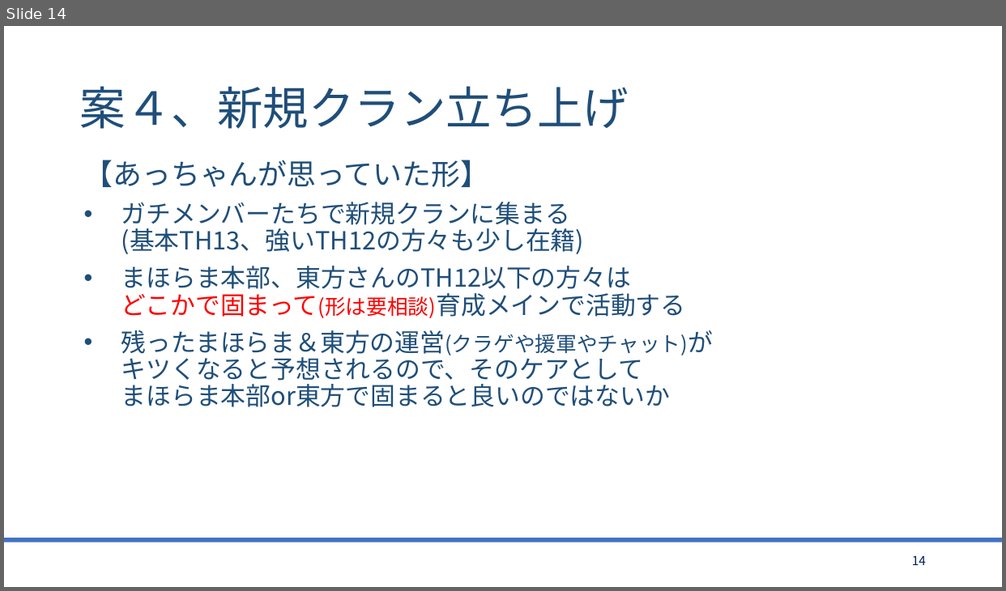
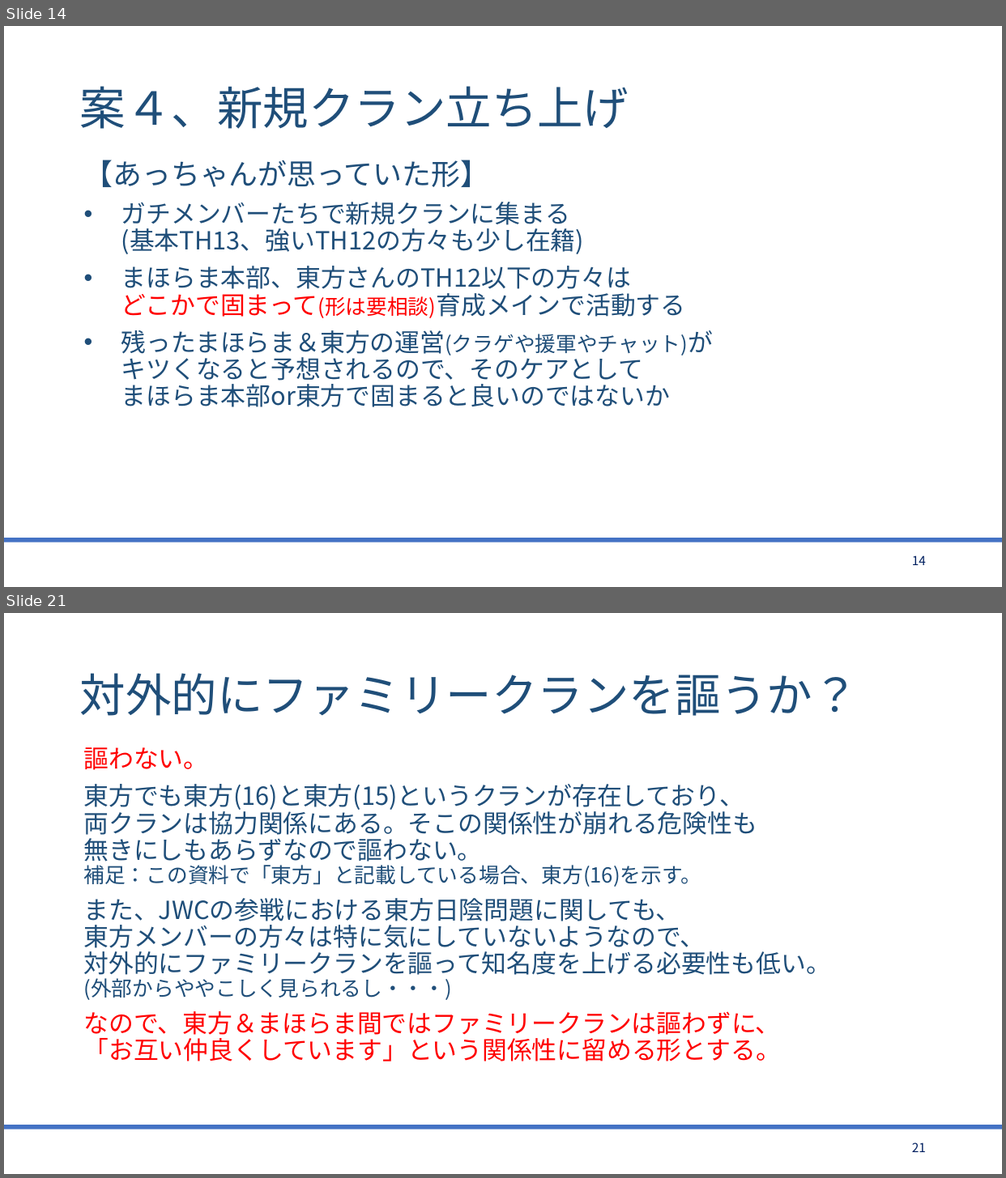
Before and after one commit to bigtreeCoC/documents, a slide deck: 東方とまほらまの今後について.pptx. Shown one above the other, each under a label of ours: slide 14 before the commit, slides 14 and 21 after it; the slides between them are not shown. The pictures are 1006x591 and 1006x1178 pixels, drawn with LibreOffice and Linux fonts; fonts in the diff are those of the drawing. Boxes give left, top, right and bottom in pixels: in the first picture for what was removed or moved away, otherwise in the second. Text is boxed around its words. In the diff, an @@ line names an element or a change of style, - is before the commit and + after.

Commit message:
東方とまほらま(2版)

```diff
--- a/東方とまほらまの今後について.pptx
+++ b/東方とまほらまの今後について.pptx
@@ slide 21 added at (4, 613, 1002, 1174), background #FFFFFF; not listed: 1 template element that a slide beside it also shows @@
@@ title added at (80, 673, 859, 716), 44 pt, text #1F4E79 @@
+対外的にファミリークランを謳うか？
@@ text added at (84, 747, 831, 1062), 24 pt, text #1F4E79 @@
+謳わない。
+東方でも東方(16)と東方(15)というクランが存在しており、
+両クランは協力関係にある。そこの関係性が崩れる危険性も
+無きにしもあらずなので謳わない。
+補足：この資料で「東方」と記載している場合、東方(16)を示す。
+また、JWCの参戦における東方日陰問題に関しても、
+東方メンバーの方々は特に気にしていないようなので、
+対外的にファミリークランを謳って知名度を上げる必要性も低い。
+(外部からややこしく見られるし・・・)
+なので、東方＆まほらま間ではファミリークランは謳わずに、
+「お互い仲良くしています」という関係性に留める形とする。
@@ page number added at (912, 1143, 926, 1152), 12 pt, text #002060 @@
+21
```
Also in this commit, not shown: 4 slides changed, 9 other slides added, 1 other file.
